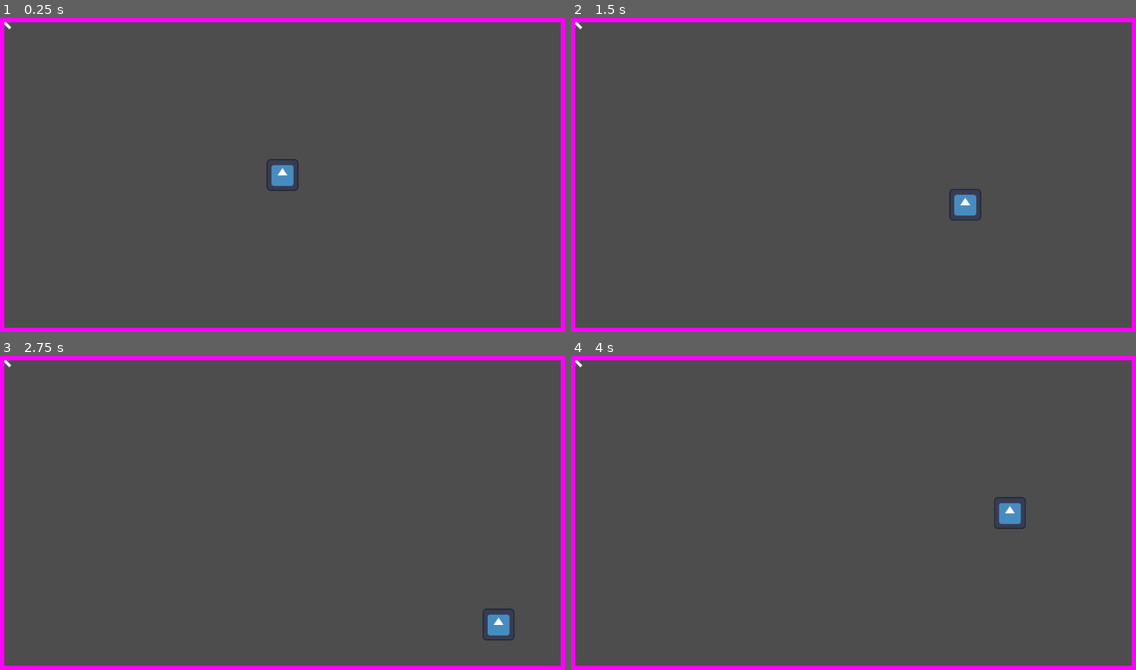
Above: before the commit, frames 1-4 (two rows, left to right).
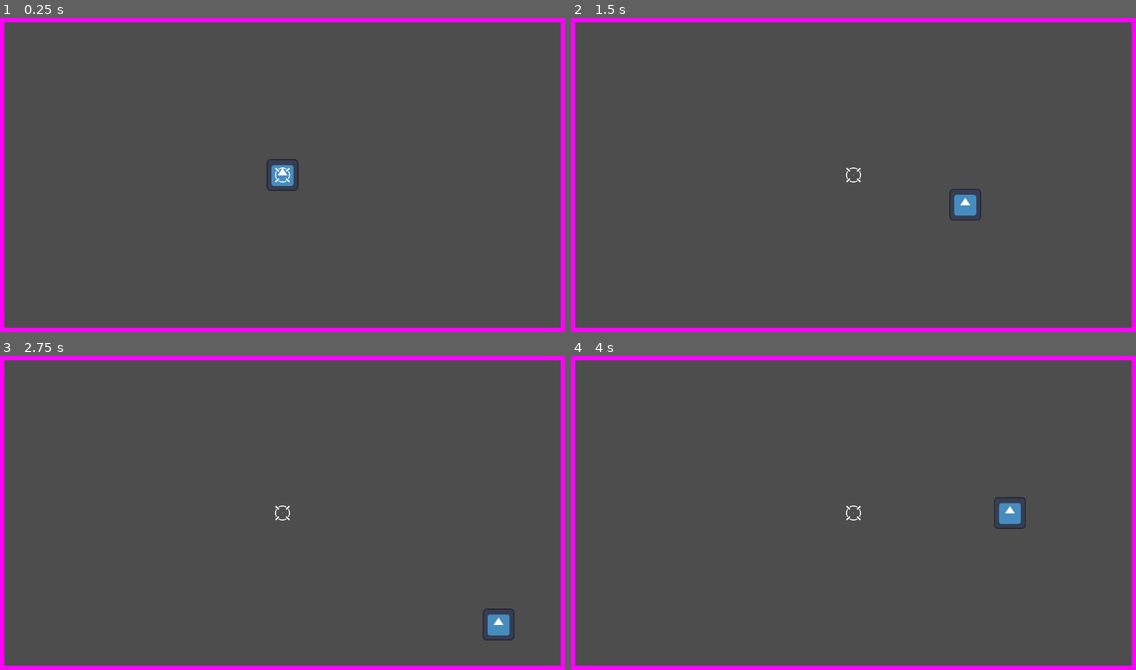
Above: after the commit, the same moments.

Repository: Fox-Alpha/Godot-4-Roguelike-Multiplayer
Game: Godot game, scene res://main.tscn
Same seed, same stepped clock (60 frames per second), same inputs: the game is played once before the commit and once after it. The engine's default icon, where the game draws it, is replaced by a stand-in: a white triangle on a blue panel in a dark square.
Inputs:
- Up to frame 1 (0.25 s): no input
- Up to frame 2 (1.5 s): tap Enter at 0.5 s; hold Right (ui_right) 0.53-1.28 s; hold Down (ui_down) from 1.28 s (still down)
- Up to frame 3 (2.75 s): release Down (ui_down) at 2.03 s; hold Right (ui_right) from 2.03 s (still down)
- Up to frame 4 (4 s): release Right (ui_right) at 2.78 s; hold Up (ui_up) 2.78-3.53 s; hold Left (ui_left) from 3.53 s (still down)

The runs differ from the first frame. In frame 1, less than 0.1% of the frame differs, in the area x 0-52%, y 1-53%; in frame 2, less than 0.1%; in frame 3, less than 0.1%; in frame 4, less than 0.1%.

Commit message:
Chg: Use universal centernode script

Diff:
--- a/2-prototype-projects/prot_godot_4_3_dev1/main.tscn
+++ b/2-prototype-projects/prot_godot_4_3_dev1/main.tscn
@@ -8,12 +8,15 @@
 
 [node name="Main" type="Node2D"]
 
+[node name="CenterNodes" type="Node" parent="." node_paths=PackedStringArray("NodesToCenter")]
+script = ExtResource("1_7vgyp")
+NodesToCenter = [NodePath("../Player2D")]
+
+[node name="Crosshair094" type="Sprite2D" parent="CenterNodes"]
+scale = Vector2(0.25, 0.25)
+texture = ExtResource("2_0tjfq")
+
 [node name="Player2D" parent="." instance=ExtResource("1_qk5qg")]
-
-[node name="Crosshair094" type="Sprite2D" parent="."]
-scale = Vector2(0.5, 0.5)
-texture = ExtResource("2_0tjfq")
-script = ExtResource("1_7vgyp")
 
 [node name="Walls" type="Node" parent="."]
 script = ExtResource("2_wqtgl")
--- a/2-prototype-projects/prot_godot_4_3_dev1/player2d.gd
+++ b/2-prototype-projects/prot_godot_4_3_dev1/player2d.gd
@@ -3,12 +3,8 @@
 const SPEED = 300.0
 const JUMP_VELOCITY = -400.0
 
-func _ready():
-	var screencenter = get_tree().current_scene.get_viewport().get_visible_rect().get_center()
-	print("Screen Center: %s" % screencenter)
-	global_position = screencenter
-	print("Player Position: %s" % global_position)
-	pass
+#func _ready():
+	#pass
 
 
 func _physics_process(_delta):
